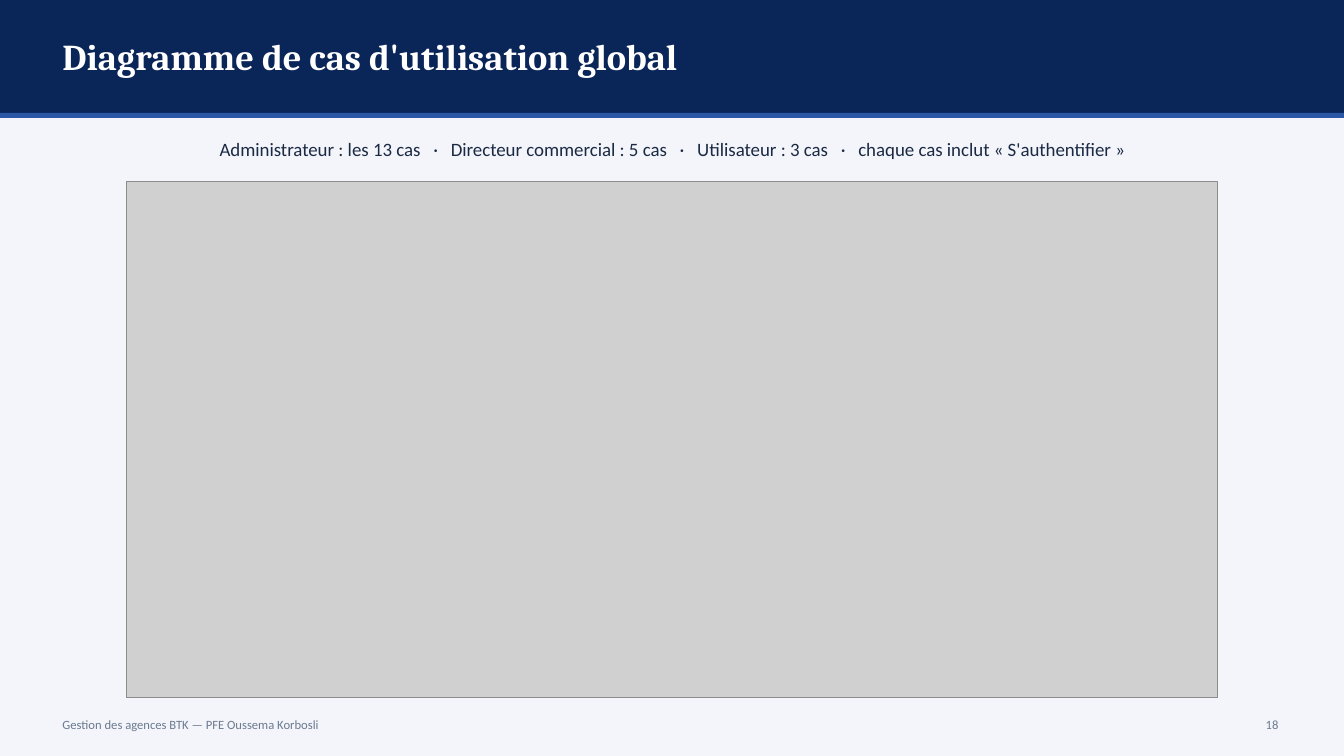
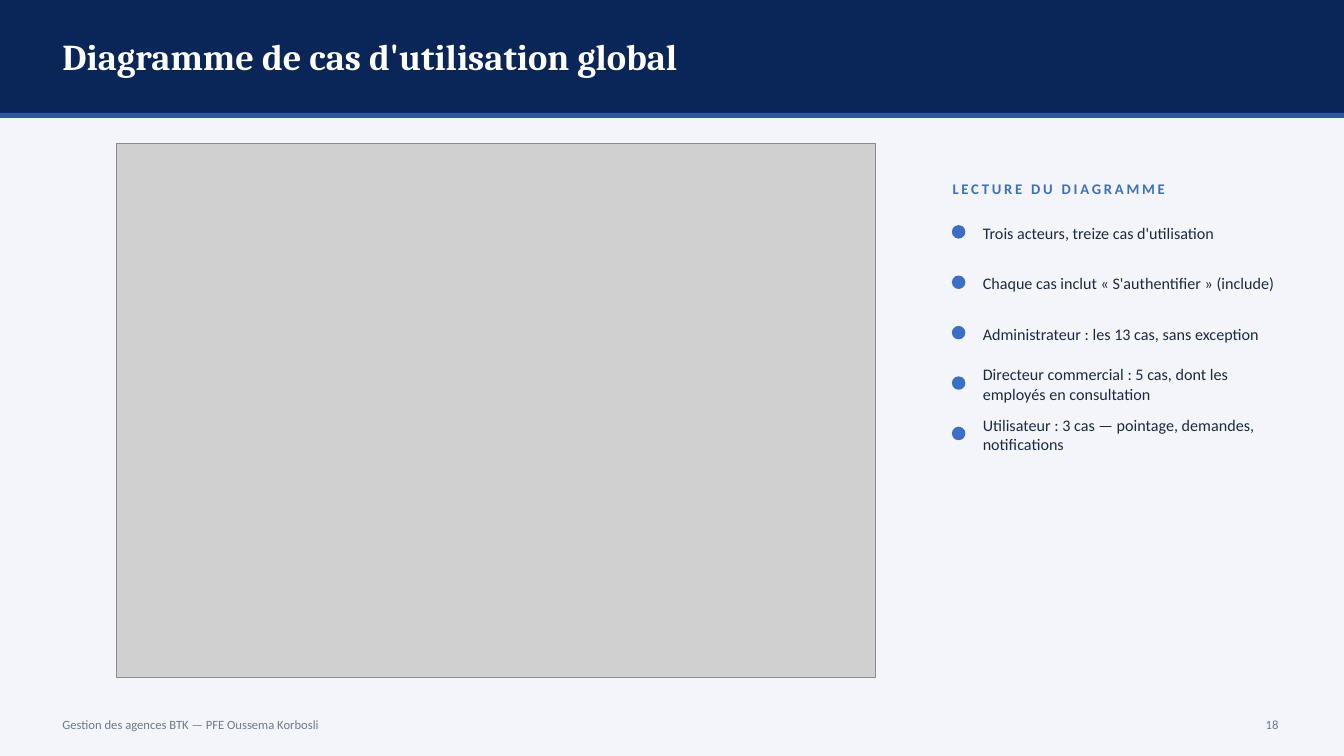
Before and after one commit to ZizouX0/oussema_korbosli, a slide deck: slide 18 of presentation/Soutenance_PFE_Oussema_Korbosli.pptx. Drawn at 1344x756 pixels with LibreOffice and Linux fonts; fonts in the diff are those of the drawing; grey boxes stand for pictures. Boxes give left, top, right and bottom in pixels: in the first picture for what was removed or moved away, otherwise in the second. Text is boxed around its words. In the diff, an @@ line names an element or a change of style, - is before the commit and + after.

```diff
--- a/presentation/Soutenance_PFE_Oussema_Korbosli.pptx
+++ b/presentation/Soutenance_PFE_Oussema_Korbosli.pptx
@@ picture: place and size @@
-picture at [127, 181, 1219, 698]
+picture at [116, 143, 875, 678]
@@ text removed at [220, 143, 1111, 159] @@
-Administrateur : les 13 cas · Directeur commercial : 5 cas · Utilisateur : 3 cas · chaque cas inclut « S'authentifier »
@@ text added at [953, 184, 1165, 194], 10.5 pt, text #3C6FC3, bold @@
+LECTURE DU DIAGRAMME
@@ ellipse added at [953, 226, 965, 238], fill #3C6FC3, outline #3C6FC3 1 pt @@
@@ text added at [983, 227, 1214, 241], 11.5 pt, text #1B2A44 @@
+Trois acteurs, treize cas d'utilisation
@@ ellipse added at [953, 276, 965, 288], fill #3C6FC3, outline #3C6FC3 1 pt @@
@@ text added at [983, 277, 1274, 292], 11.5 pt, text #1B2A44 @@
+Chaque cas inclut « S'authentifier » (include)
@@ ellipse added at [953, 327, 965, 339], fill #3C6FC3, outline #3C6FC3 1 pt @@
@@ text added at [983, 328, 1259, 343], 11.5 pt, text #1B2A44 @@
+Administrateur : les 13 cas, sans exception
@@ ellipse added at [953, 377, 965, 389], fill #3C6FC3, outline #3C6FC3 1 pt @@
@@ text added at [983, 368, 1228, 403], 11.5 pt, text #1B2A44 @@
+Directeur commercial : 5 cas, dont les employés en consultation
@@ ellipse added at [953, 427, 965, 440], fill #3C6FC3, outline #3C6FC3 1 pt @@
@@ text added at [983, 420, 1254, 450], 11.5 pt, text #1B2A44 @@
+Utilisateur : 3 cas — pointage, demandes, notifications
```
Also in this commit, not shown: 6 other files.
